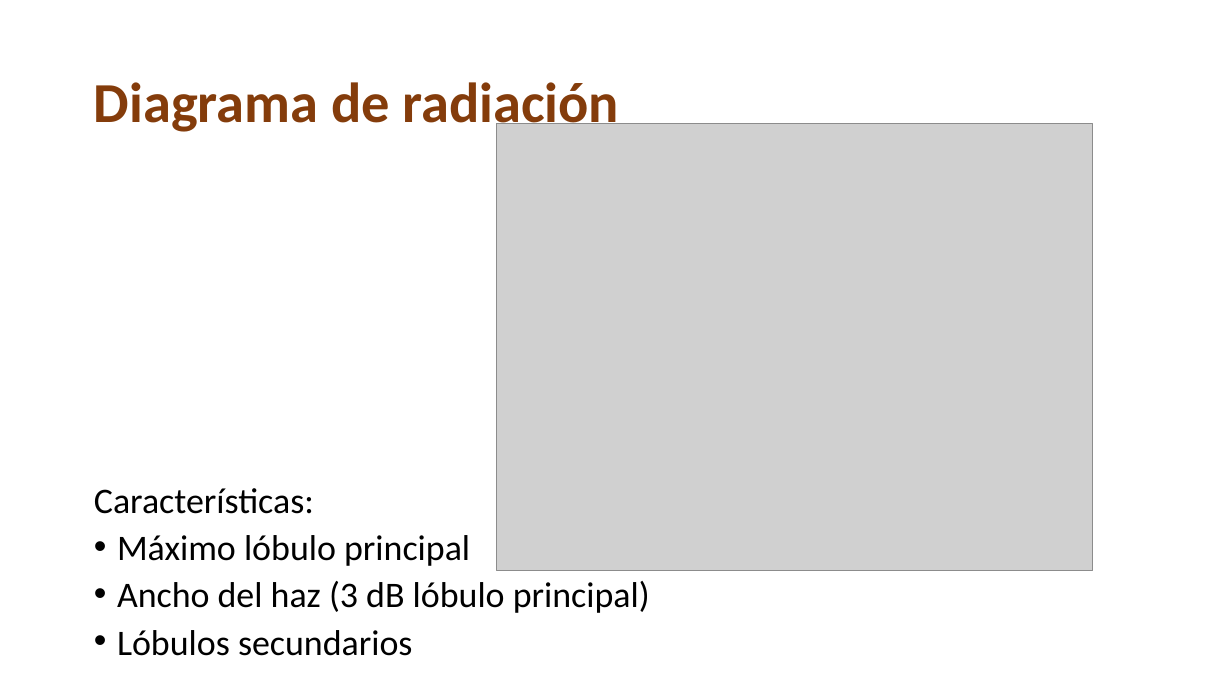
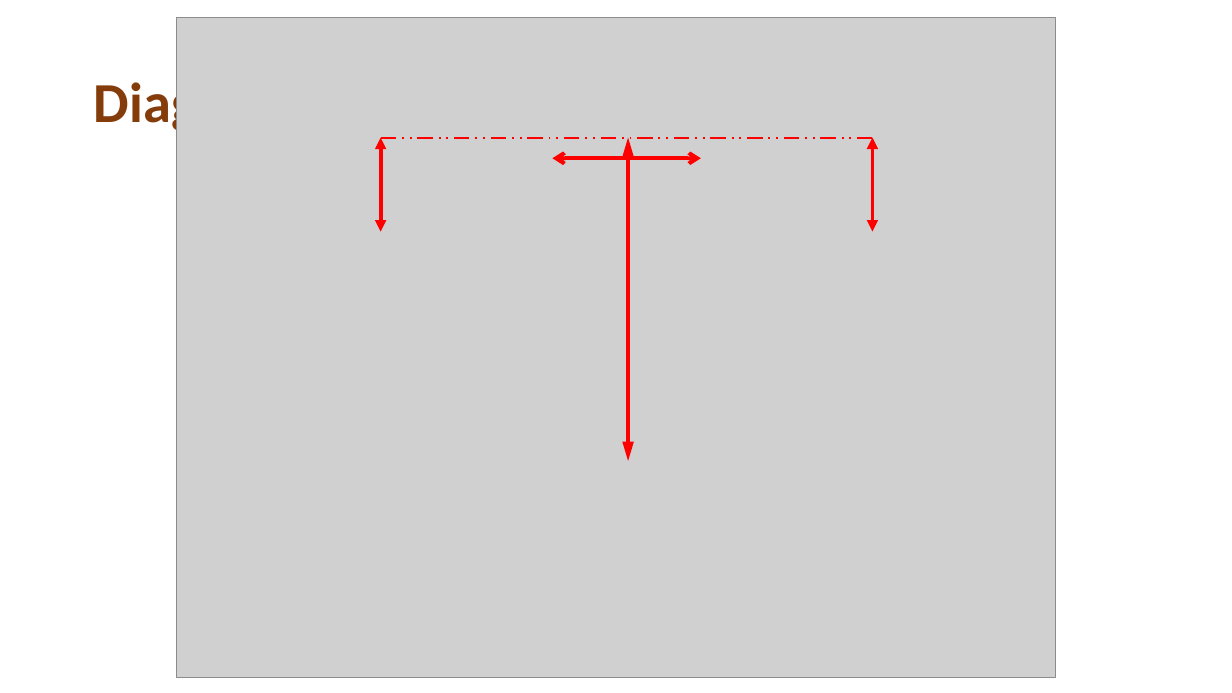
Before and after one commit to franciscoSoler/Polarimetric-Antenna-Calibrator, a slide deck: slide 9 of written/presentation/tesisInformatica.pptm. Drawn at 1232x693 pixels with LibreOffice and Linux fonts; fonts in the diff are those of the drawing; grey boxes stand for pictures. Boxes give left, top, right and bottom in pixels: in the first picture for what was removed or moved away, otherwise in the second. Text is boxed around its words. In the diff, an @@ line names an element or a change of style, - is before the commit and + after.

```diff
--- a/written/presentation/tesisInformatica.pptm
+++ b/written/presentation/tesisInformatica.pptm
@@ picture: place and size @@
-picture at <box>496,124,1092,571</box>
+picture at <box>177,18,1056,677</box>
@@ line added from (872, 138) to (381, 138), #FF0000 1.5 pt dashed @@
@@ double arrow added from (381, 232) to (381, 138), #FF0000 3 pt @@
@@ double arrow added from (628, 138) to (628, 461), #FF0000 3 pt @@
@@ double arrow added from (872, 232) to (872, 138), #FF0000 3 pt @@
@@ double arrow added from (553, 158) to (701, 158), #FF0000 3 pt @@
@@ text removed at <box>94,488,650,656</box> @@
-Características:
-• Máximo lóbulo principal
-• Ancho del haz (3 dB lóbulo principal)
-• Lóbulos secundarios
```
Also in this commit, not shown: 3 other slides changed, 3 slides added, 4 slides removed, 6 other files.
